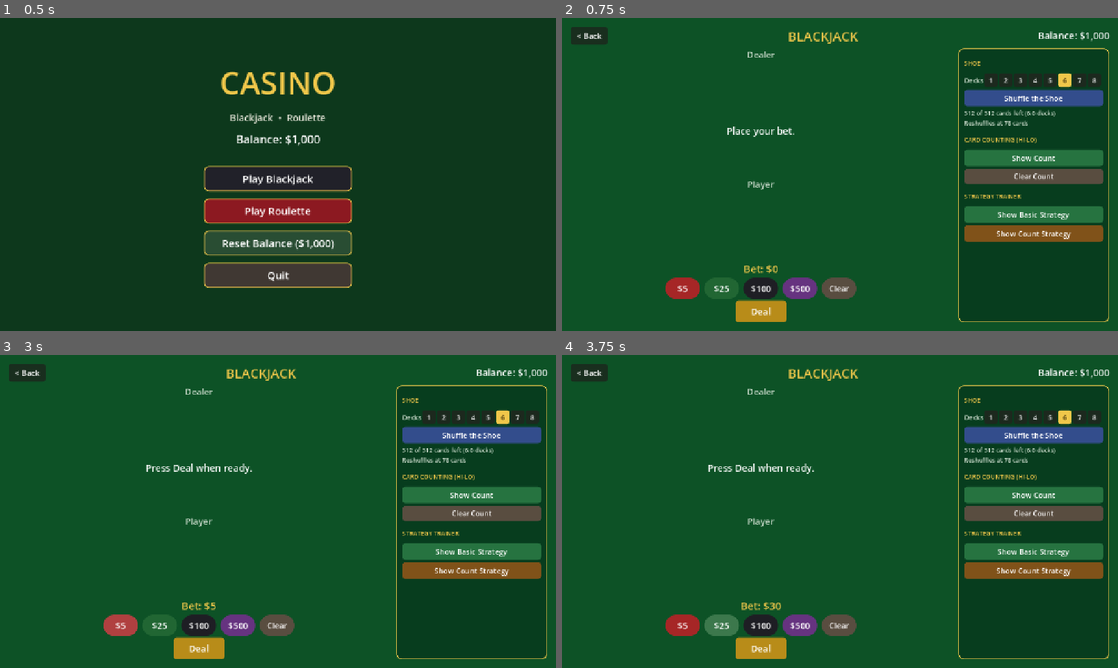
Above: before the commit, frames 1-4 (two rows, left to right).
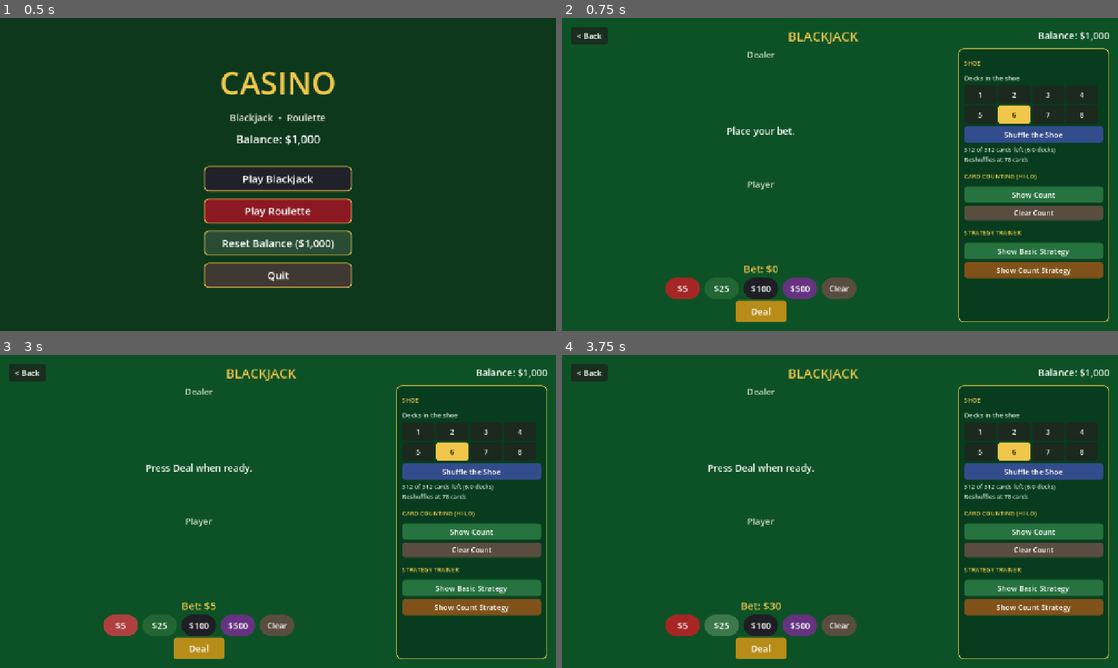
Above: after the commit, the same moments.

Repository: fu-systems/Casino
Game: Godot game, scene res://scenes/main_menu.tscn
Two runs of this game, one before a commit and one after it. Both use one fixed random seed, a clock stepped at 60 frames per second and the inputs below.
Inputs:
- Up to frame 1 (0.5 s): no input
- Up to frame 2 (0.75 s): click "Play Blackjack" at 0.5 s
- Up to frame 3 (3 s): click "< Back" at 1.25 s; click "Play Blackjack" at 2 s; click "$5" at 2.75 s
- Up to frame 4 (3.75 s): click "$25" at 3.5 s

Frame 1 is identical in both runs. In frame 2, 13% of the frame differs, in the area x 72-98%, y 17-84%; in frame 3, 13%; in frame 4, 13%.

Commit message:
Make the layouts screen-size independent and build an Android APK
Switches the stretch aspect from "keep" to "expand". Godot then treats
1280x720 as a minimum in both directions rather than a fixed frame, so the
viewport grows into whatever a device has spare: 1280x960 on a 4:3 tablet,
1600x720 on a 20:9 phone. Nothing letterboxes and nothing is clipped.

That works only while the scenes themselves fit 1280x720, and roulette sits
at 1258 with 22px to spare, so tests/layout_fits.gd asserts every scene's
combined minimum still fits. A layout change that would clip on a tablet now
fails CI rather than shipping.

Layout work found by screenshotting at real device aspects:

- The scenes now inset from notches and cutouts through a new SafeArea
  container. Its anchors are set before it enters the tree; setting them
  from _ready lands after the first layout pass and leaves the whole UI
  stuck at its minimum size, which clipped the $5 chip off the left edge.
- Roulette centres its columns vertically and its board horizontally, so
  the extra space on tall or wide screens reads as padding instead of
  stranding the table against an edge.
- The blackjack deck selector is two rows of four. Eight across cannot
  exceed 37px inside the trainer panel, which is about 3mm on a phone.

Android is locked to sensor landscape and exports arm64 as
systems.fu.casino. The CI job generates Godot's editor settings with
--editor --quit and rewrites the SDK and JDK paths, since Godot reads those
from Editor Settings and not the environment, then verifies the artifact is
a real APK by looking inside it for AndroidManifest.xml and classes.dex.

Verified against Godot 4.5.1: viewport sizes match the predicted values at
4:3, 16:9 and 20:9, all three scenes screenshotted at each, the layout guard
passes, and the Linux and Windows exports are unchanged. The Android preset
and templates resolve locally, leaving only the SDK steps for CI — Google's
SDK host is unreachable from this sandbox. A release-signed APK still needs
a keystore secret.

Co-Authored-By: Claude <noreply@anthropic.com>
Claude-Session: https://claude.ai/code/session_0124MmiStuKvS4o8Mr4FMMN6

Diff:
--- a/project.godot
+++ b/project.godot
@@ -23,8 +23,13 @@
 
 window/size/viewport_width=1280
 window/size/viewport_height=720
+; "expand" keeps the 1280x720 design size as a *minimum* in both directions
+; and grows the viewport into whatever the device has spare, so no screen
+; gets letterboxed and no layout is ever squeezed below its design width.
 window/stretch/mode="canvas_items"
-window/stretch/aspect="keep"
+window/stretch/aspect="expand"
+; 4 = Sensor Landscape: locked out of portrait, but usable held either way.
+window/handheld/orientation=4
 
 [rendering]
 
--- a/scripts/blackjack.gd
+++ b/scripts/blackjack.gd
@@ -115,10 +115,7 @@
 	bg.set_anchors_preset(Control.PRESET_FULL_RECT)
 	add_child(bg)
 
-	var margin := MarginContainer.new()
-	margin.set_anchors_preset(Control.PRESET_FULL_RECT)
-	for side in ["margin_left", "margin_right", "margin_top", "margin_bottom"]:
-		margin.add_theme_constant_override(side, 20)
+	var margin := SafeArea.create(20)
 	add_child(margin)
 
 	var root_column := VBoxContainer.new()
@@ -279,15 +276,20 @@
 	# --- Shoe ---
 	_add_section_header(column, "SHOE")
 
-	var deck_row := HBoxContainer.new()
-	deck_row.add_theme_constant_override("separation", 3)
-	column.add_child(deck_row)
-
 	var deck_caption := Label.new()
-	deck_caption.text = "Decks"
+	deck_caption.text = "Decks in the shoe"
 	deck_caption.add_theme_font_size_override("font_size", 15)
 	deck_caption.add_theme_color_override("font_color", COLOR_MUTED)
-	deck_row.add_child(deck_caption)
+	column.add_child(deck_caption)
+
+	# Two rows of four rather than eight across: inside the trainer panel
+	# eight buttons could be at most 37px wide, which is far too small to
+	# hit reliably on a phone.
+	var deck_grid := GridContainer.new()
+	deck_grid.columns = 4
+	deck_grid.add_theme_constant_override("h_separation", 4)
+	deck_grid.add_theme_constant_override("v_separation", 4)
+	column.add_child(deck_grid)
 
 	deck_locked_on = StyleBoxFlat.new()
 	deck_locked_on.bg_color = Color(0.58, 0.48, 0.19)
@@ -302,9 +304,9 @@
 		button.text = str(n)
 		button.toggle_mode = true
 		button.button_group = deck_group
-		button.custom_minimum_size = Vector2(31, 32)
+		button.custom_minimum_size = Vector2(74, 42)
 		button.focus_mode = Control.FOCUS_NONE
-		_style_button(button, Color(0.11, 0.16, 0.12), 15, 2, 2, 6)
+		_style_button(button, Color(0.11, 0.16, 0.12), 17, 2, 2, 6)
 		var chosen := StyleBoxFlat.new()
 		chosen.bg_color = COLOR_GOLD
 		chosen.set_corner_radius_all(6)
@@ -313,7 +315,7 @@
 		# `pressed` only fires on real clicks, so syncing the toggle state in
 		# code below can't feed back into this handler.
 		button.pressed.connect(_on_deck_count_pressed.bind(n))
-		deck_row.add_child(button)
+		deck_grid.add_child(button)
 		deck_buttons.append(button)
 
 	shuffle_button = Button.new()
--- a/scripts/main_menu.gd
+++ b/scripts/main_menu.gd
@@ -19,9 +19,11 @@
 	bg.set_anchors_preset(Control.PRESET_FULL_RECT)
 	add_child(bg)
 
+	var margin := SafeArea.create(20)
+	add_child(margin)
+
 	var center := CenterContainer.new()
-	center.set_anchors_preset(Control.PRESET_FULL_RECT)
-	add_child(center)
+	margin.add_child(center)
 
 	var vbox := VBoxContainer.new()
 	vbox.add_theme_constant_override("separation", 16)
--- a/scripts/roulette.gd
+++ b/scripts/roulette.gd
@@ -66,10 +66,7 @@
 	bg.set_anchors_preset(Control.PRESET_FULL_RECT)
 	add_child(bg)
 
-	var margin := MarginContainer.new()
-	margin.set_anchors_preset(Control.PRESET_FULL_RECT)
-	for side in ["margin_left", "margin_right", "margin_top", "margin_bottom"]:
-		margin.add_theme_constant_override(side, 18)
+	var margin := SafeArea.create(18)
 	add_child(margin)
 
 	var vbox := VBoxContainer.new()
@@ -113,6 +110,9 @@
 func _build_wheel_panel() -> Control:
 	var left := VBoxContainer.new()
 	left.add_theme_constant_override("separation", 8)
+	# Centred vertically so a taller-than-design screen (a 4:3 tablet gives
+	# 1280x960) doesn't strand the table against the top edge.
+	left.alignment = BoxContainer.ALIGNMENT_CENTER
 
 	var holder := Control.new()
 	holder.custom_minimum_size = Vector2(420, 420)
@@ -156,6 +156,7 @@
 	var right := VBoxContainer.new()
 	right.add_theme_constant_override("separation", 10)
 	right.size_flags_horizontal = Control.SIZE_EXPAND_FILL
+	right.alignment = BoxContainer.ALIGNMENT_CENTER
 
 	var board_panel := PanelContainer.new()
 	var panel_style := StyleBoxFlat.new()
@@ -170,9 +171,14 @@
 	board_panel.add_theme_stylebox_override("panel", panel_style)
 	right.add_child(board_panel)
 
+	# Centred so a wider-than-design viewport doesn't strand the board on the
+	# left of its panel.
+	var board_center := CenterContainer.new()
+	board_panel.add_child(board_center)
+
 	var board := VBoxContainer.new()
 	board.add_theme_constant_override("separation", 4)
-	board_panel.add_child(board)
+	board_center.add_child(board)
 	_build_board(board)
 
 	# Chip selector.
--- /dev/null
+++ b/scripts/safe_area.gd
@@ -0,0 +1,57 @@
+class_name SafeArea
+extends MarginContainer
+## Full-rect margin container that also keeps its contents clear of notches,
+## camera cutouts and rounded corners.
+##
+## Held in landscape, a phone's cutout eats into one short edge — exactly
+## where the Back button and the balance readout sit. The device-reported
+## safe area is in physical window pixels, so it is converted into the
+## viewport's logical units before being applied.
+##
+## Only mobile reports a meaningful safe area; on desktop
+## `get_display_safe_area()` describes the screen (minus the taskbar) rather
+## than the window, so this collapses to a plain uniform margin there.
+
+var base_margin := 20
+
+
+static func create(margin: int) -> SafeArea:
+	var node := SafeArea.new()
+	node.base_margin = margin
+	# Anchored before it enters the tree: setting the preset from _ready()
+	# lands after the first layout pass and leaves the container stuck at
+	# its minimum size instead of filling the screen.
+	node.set_anchors_preset(Control.PRESET_FULL_RECT)
+	return node
+
+
+func _ready() -> void:
+	_apply_margins()
+	get_viewport().size_changed.connect(_apply_margins)
+
+
+func _apply_margins() -> void:
+	var insets := _safe_insets()
+	add_theme_constant_override("margin_left", base_margin + int(insets.x))
+	add_theme_constant_override("margin_top", base_margin + int(insets.y))
+	add_theme_constant_override("margin_right", base_margin + int(insets.z))
+	add_theme_constant_override("margin_bottom", base_margin + int(insets.w))
+
+
+## Left/top/right/bottom insets in viewport-logical pixels.
+func _safe_insets() -> Vector4:
+	if not OS.has_feature("mobile"):
+		return Vector4.ZERO
+
+	var window := Vector2(DisplayServer.window_get_size())
+	if window.x <= 0.0 or window.y <= 0.0:
+		return Vector4.ZERO
+
+	var safe := DisplayServer.get_display_safe_area()
+	# The stretch scale is uniform, so one axis is enough to convert.
+	var to_logical := get_viewport_rect().size.x / window.x
+	return Vector4(
+		maxf(0.0, float(safe.position.x)) * to_logical,
+		maxf(0.0, float(safe.position.y)) * to_logical,
+		maxf(0.0, window.x - float(safe.position.x + safe.size.x)) * to_logical,
+		maxf(0.0, window.y - float(safe.position.y + safe.size.y)) * to_logical)
--- /dev/null
+++ b/tests/layout_fits.gd
@@ -0,0 +1,69 @@
+extends Node
+## Asserts every scene fits inside the design viewport.
+##
+## The project uses `stretch/aspect = "expand"`, which guarantees the
+## viewport is never smaller than the 1280x720 design size in either
+## direction — but only helps if the scenes themselves fit that size. This
+## checks each scene's combined minimum against it, so a layout change that
+## would clip on a 4:3 tablet fails CI instead of shipping.
+##
+## Run headless:
+##   godot --headless --path . tests/layout_fits.tscn
+
+const DESIGN := Vector2(1280, 720)
+const SCENES := [
+	"res://scenes/main_menu.tscn",
+	"res://scenes/blackjack.tscn",
+	"res://scenes/roulette.tscn",
+]
+
+var failures := 0
+
+
+func _ready() -> void:
+	for path in SCENES:
+		await _check_scene(path)
+	if failures == 0:
+		print("=== ALL SCENES FIT %dx%d ===" % [int(DESIGN.x), int(DESIGN.y)])
+	else:
+		print("=== %d SCENE(S) OVERFLOW THE DESIGN VIEWPORT ===" % failures)
+	get_tree().quit(1 if failures > 0 else 0)
+
+
+func _check_scene(path: String) -> void:
+	var scene: PackedScene = load(path)
+	var root: Control = scene.instantiate()
+	add_child(root)
+	# The root is anchored full-rect, so it takes the viewport size, which
+	# headless reports as the design size. Let containers settle first.
+	for i in 4:
+		await get_tree().process_frame
+
+	var needed := _deep_minimum(root)
+	var name := path.get_file().get_basename()
+	var headroom := DESIGN - needed
+	if needed.x > DESIGN.x or needed.y > DESIGN.y:
+		failures += 1
+		print("FAIL: %s needs %dx%d, over the %dx%d design size by %dx%d" % [
+			name, needed.x, needed.y, DESIGN.x, DESIGN.y,
+			maxf(0.0, -headroom.x), maxf(0.0, -headroom.y)])
+	else:
+		print("OK: %-10s needs %4dx%-4d  (headroom %3dx%-3d)" % [
+			name, needed.x, needed.y, headroom.x, headroom.y])
+
+	root.queue_free()
+	await get_tree().process_frame
+
+
+## Largest minimum size demanded anywhere in the tree. Scroll containers
+## report a tiny minimum of their own, so their contents are skipped rather
+## than counted — they are allowed to overflow, that is their job.
+func _deep_minimum(node: Node) -> Vector2:
+	var needed := Vector2.ZERO
+	if node is Control:
+		needed = (node as Control).get_combined_minimum_size()
+	if node is ScrollContainer:
+		return needed
+	for child in node.get_children():
+		needed = needed.max(_deep_minimum(child))
+	return needed
--- /dev/null
+++ b/tests/layout_fits.tscn
@@ -0,0 +1,4 @@
+[gd_scene load_steps=2 format=3]
+[ext_resource type="Script" path="res://tests/layout_fits.gd" id="1_lf"]
+[node name="LayoutFits" type="Node"]
+script = ExtResource("1_lf")
Not shown, changed: export_presets.cfg
Not shown, added: scripts/safe_area.gd.uid
Not shown, added: tests/layout_fits.gd.uid
Not shown, changed: .github/workflows/build.yml
Not shown, changed: README.md
